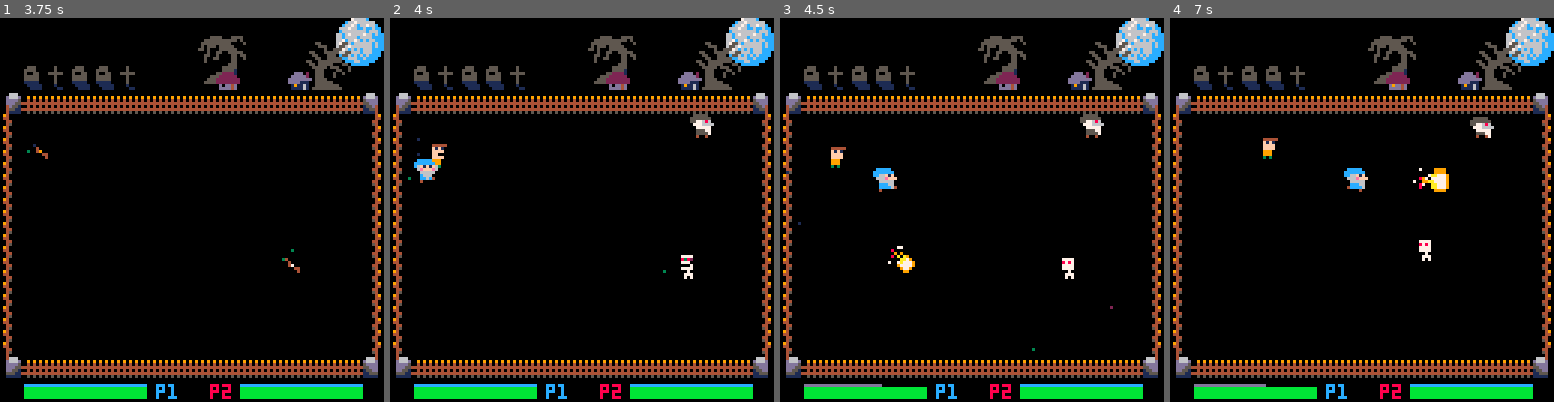
Above: before the commit, frames 1-4 (left to right).
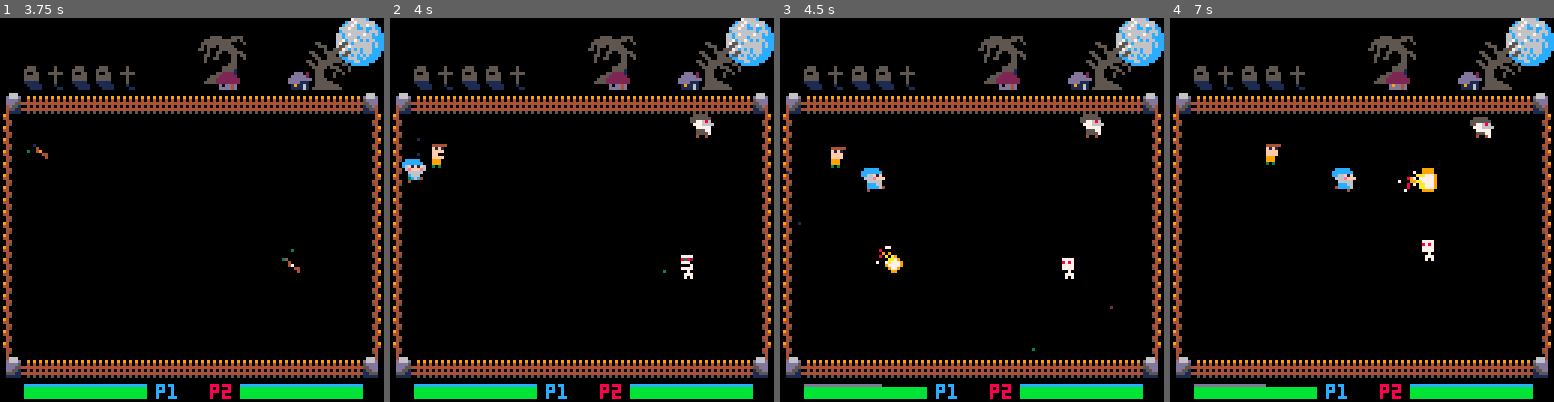
Above: after the commit, the same moments.

Repository: ravertass/wizardkingz
Game: PICO-8 cartridge wizardz.p8
The game is run twice, just before and just after one commit, with the same random seed, the same clock (stepped at 60 frames per second) and the same inputs.
Inputs:
- Up to frame 1 (3.75 s): tap X (X key) at 0.33, 1.07, 1.85, 2.97 s; tap O (Z key) at 0.7, 1.7, 2.1, 2.5, 2.9, 3.3, 3.7 s; hold Right 1.6-2.1 s; hold Up 2.15-2.42 s; hold Right 2.47-3.03 s; hold Left 3.08-3.58 s; hold Down from 3.63 s (still down)
- Up to frame 2 (4 s): release Down at 3.97 s
- Up to frame 3 (4.5 s): hold Right from 4.02 s (still down); tap X (X key) at 4.08 s; tap O (Z key) at 4.1 s
- Up to frame 4 (7 s): tap O (Z key) every 0.4 s from 4.5 to 6.9 s; release Right at 4.68 s; hold Up 4.73-5.03 s; hold Left 5.08-5.68 s; tap X (X key) at 5.2, 6.32 s; hold Down 5.73-6.03 s; hold Right 6.08-6.58 s; hold Right from 6.63 s (still down)

Frame 1 is identical in both runs. In frame 2, 0.4% of the frame differs, in the area x 3-13%, y 36-43%; in frame 3, 0.8%; in frame 4, 1.3%, in the area x 24-73%, y 31-64%.

Commit message:
Fine-tuned fence collisions

Diff:
--- a/wizardz.p8
+++ b/wizardz.p8
@@ -495,11 +495,11 @@
       pl.acc.x = 0
     end
     pl.x = pl.x + pl.vel.x
-    if pl.x <= 8 then
-      pl.x = 8
-    end
-    if pl.x >= 112 then
-      pl.x = 112
+    if pl.x <= 4 then
+      pl.x = 4
+    end
+    if pl.x >= 116 then
+      pl.x = 116
     end
 
     if btn(2, pl.no) then
@@ -510,11 +510,11 @@
       pl.acc.y = 0
     end
     pl.y = pl.y + pl.vel.y
-    if pl.y <= 30 then
-      pl.y = 30
-    end
-    if pl.y >= 104 then
-      pl.y = 104
+    if pl.y <= 28 then
+      pl.y = 28
+    end
+    if pl.y >= 109 then
+      pl.y = 109
     end
   else
     pl.vel.x = 0
@@ -1169,11 +1169,11 @@
   foreach(baits, update_bait_spr)
   foreach(baits, draw_entity)
   foreach(chests, draw_entity)
-  draw_fences()
   draw_enemies()
   draw_players()
   foreach(creature_projectiles, draw_entity)
   foreach(creature_projectiles, update_projectile_spr)
+  draw_bottom_fences()
   foreach(projectiles, draw_entity)
   foreach(projectiles, update_projectile_spr)
   foreach(expl_particles, update_expl_particle)
@@ -1498,27 +1498,32 @@
 end
 
 function draw_fences()
----- corners ----
+---- top corners ----
   spr(fence_sprs[4], 0, 24, 1, 1, true)
   spr(fence_sprs[4], 120, 24, 1, 1, false)
-  spr(fence_sprs[5], 0, 112, 1, 1, true)
-  spr(fence_sprs[5], 120, 112, 1, 1, false)
 
 ---- top row ----
   for i = 1,14 do
     spr(fence_sprs[1], 8 * i, 24)
   end
+---- left row ----
+  for i = 1,10 do
+    spr(fence_sprs[2], 0, 8 * i + 24)
+  end
+---- right row ----
+  for i = 1,10 do
+    spr(fence_sprs[3], 120, 8 * i + 24)
+  end
+end
+
+function draw_bottom_fences()
+---- bottom corners ----
+  spr(fence_sprs[5], 0, 112, 1, 1, true)
+  spr(fence_sprs[5], 120, 112, 1, 1, false)
+
 ---- bottom row ----
   for i = 1,14 do
     spr(fence_sprs[1], 8 * i, 112, 1, 1, false)
-  end
----- left row ----
-  for i = 1,10 do
-    spr(fence_sprs[2], 0, 8 * i + 24)
-  end
----- right row ----
-  for i = 1,10 do
-    spr(fence_sprs[3], 120, 8 * i + 24)
   end
 end
 
